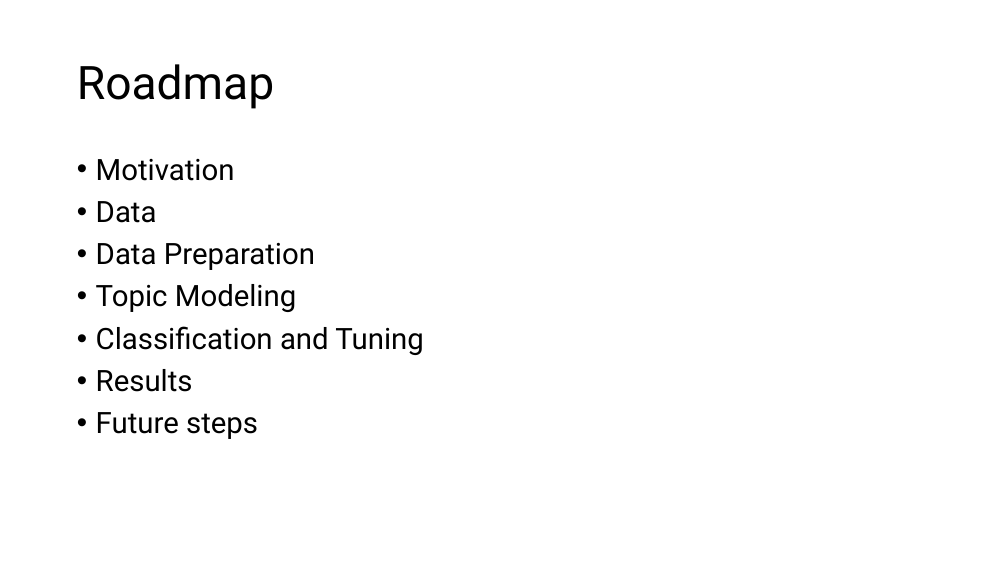
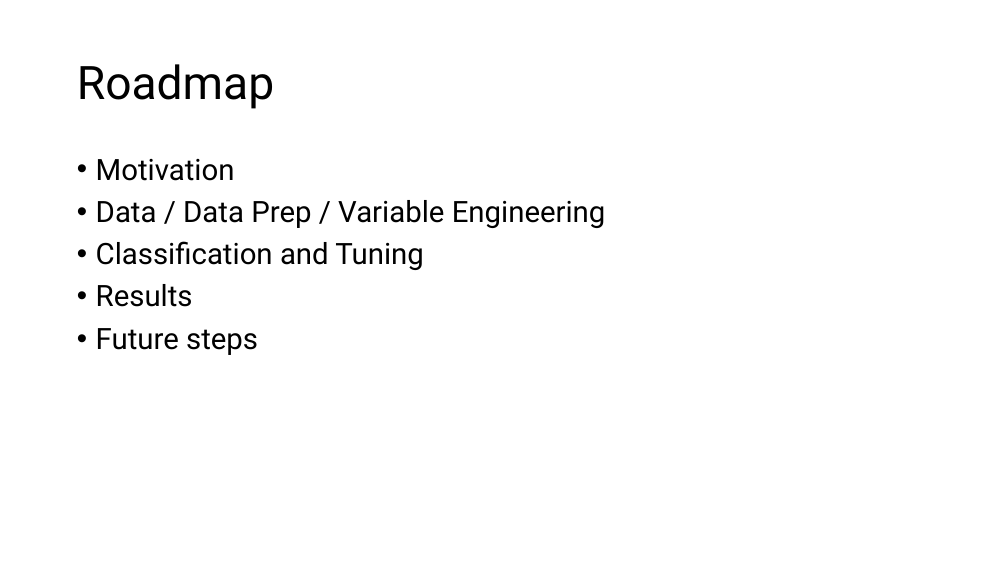
Before and after one commit to chrisgian/Capstone2-NLP-Hotel-Reviews, a slide deck: slide 2 of NLP 2 - Hotel Reviews Deliverable.pptx. Drawn at 1008x567 pixels with LibreOffice and Linux fonts; fonts in the diff are those of the drawing. Boxes give left, top, right and bottom in pixels: in the first picture for what was removed or moved away, otherwise in the second. Text is boxed around its words. In the diff, an @@ line names an element or a change of style, - is before the commit and + after.

```diff
--- a/NLP 2 - Hotel Reviews Deliverable.pptx
+++ b/NLP 2 - Hotel Reviews Deliverable.pptx
@@ text at [96, 200, 606, 228]: text changed @@
-• Data
-• Data Preparation
-• Topic Modeling
+• Data / Data Prep / Variable Engineering
```
Also in this commit, not shown: 7 other slides changed, 8 slides added, 6 slides removed, 1 other file.
